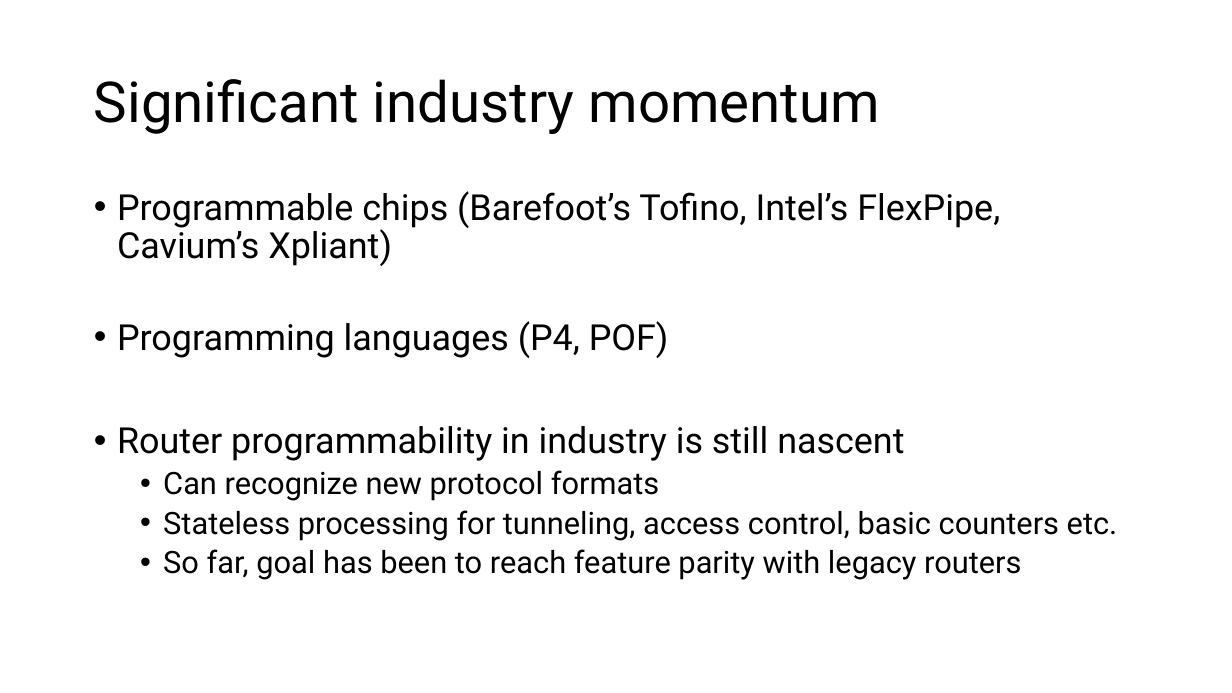
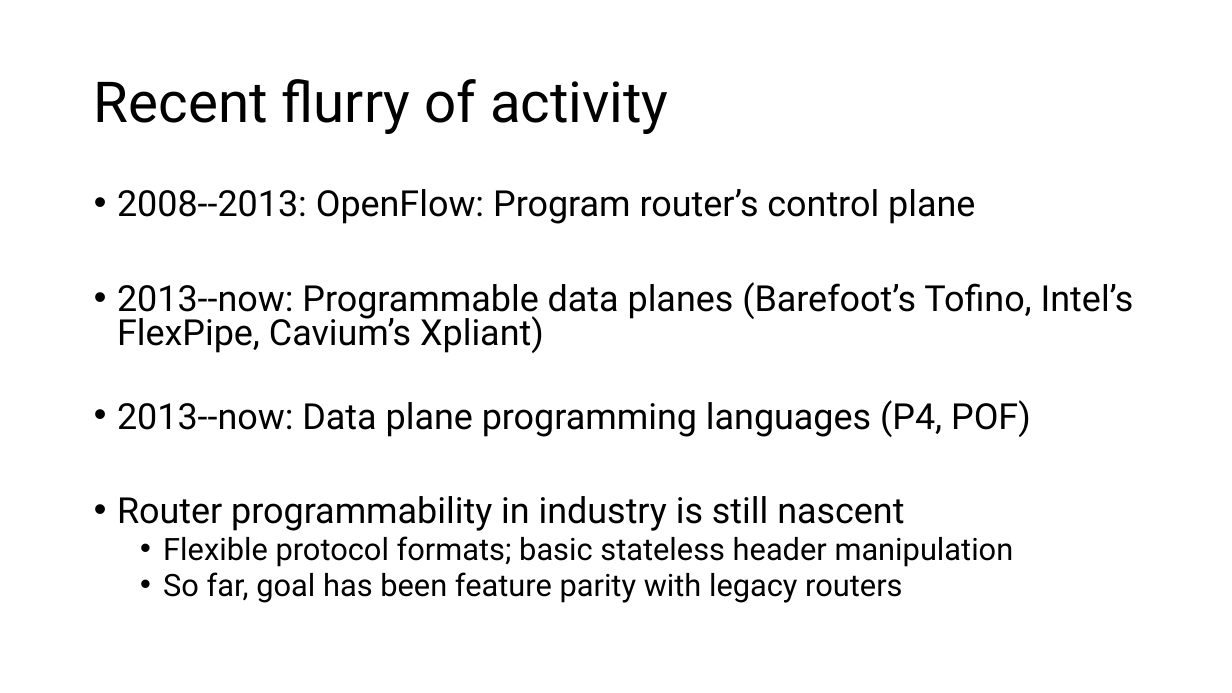
Before and after one commit to anirudhSK/pifo-domino-marple-ppts, a slide deck: slide 6 of combined_domino_pifo.pptx (slide 8 before the commit). Drawn at 1232x693 pixels with LibreOffice and Linux fonts; fonts in the diff are those of the drawing. Boxes give left, top, right and bottom in pixels: in the first picture for what was removed or moved away, otherwise in the second. Text is boxed around its words. In the diff, an @@ line names an element or a change of style, - is before the commit and + after.

```diff
--- a/combined_domino_pifo.pptx
+++ b/combined_domino_pifo.pptx
@@ title at (94,79,669,134): text changed @@
-Significant industry momentum
+Recent flurry of activity
@@ text at (117,189,1134,437): text changed @@
-• Programmable chips (Barefoot’s Tofino, Intel’s FlexPipe, Cavium’s Xpliant)
-• Programming languages (P4, POF)
+• 2008--2013: OpenFlow: Program router’s control plane
+• 2013--now: Programmable data planes (Barefoot’s Tofino, Intel’s FlexPipe, Cavium’s Xpliant)
+• 2013--now: Data plane programming languages (P4, POF)
@@ text at (117,496,904,531): line spacing 0.9 to 0.8 @@
@@ text at (163,536,1014,603): text changed @@
-  • Can recognize new protocol formats
-  • Stateless processing for tunneling, access control, basic counters etc.
-  • So far, goal has been to reach feature parity with legacy routers
+  • Flexible protocol formats; basic stateless header manipulation
+  • So far, goal has been feature parity with legacy routers
```
Also in this commit, not shown: 25 other slides changed, 8 slides added, 7 slides removed, 1 other file.
